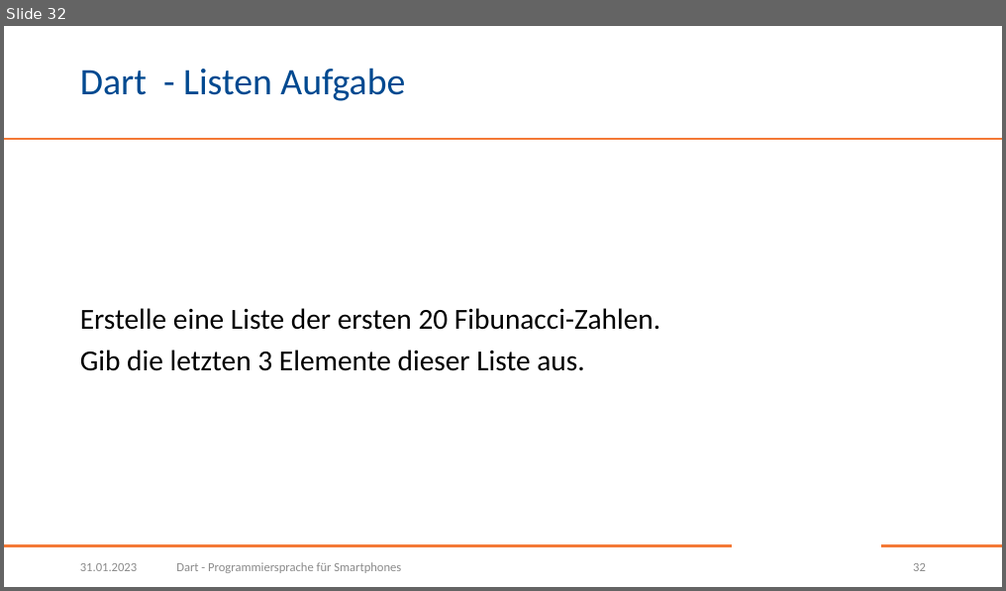
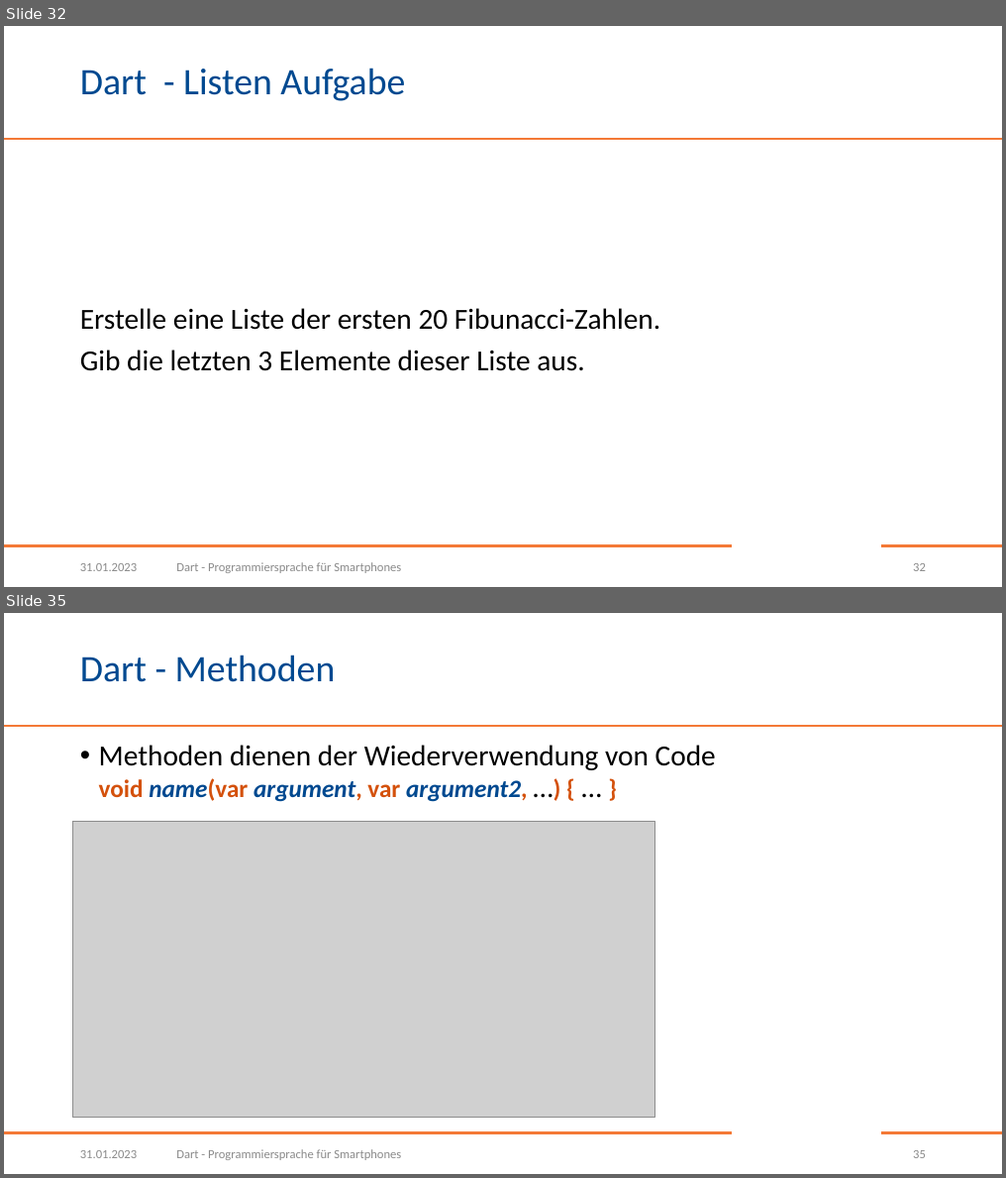
Before and after one commit to BogyMitutoyoCTL/DecisionMakingApp, a slide deck: presentations/Dart.pptx. Shown one above the other, each under a label of ours: slide 32 before the commit, slides 32 and 35 after it; the slides between them are not shown. The pictures are 1006x591 and 1006x1178 pixels, drawn with LibreOffice and Linux fonts; fonts in the diff are those of the drawing; grey boxes stand for pictures; background and template pictures are left out. Boxes give left, top, right and bottom in pixels: in the first picture for what was removed or moved away, otherwise in the second. Text is boxed around its words. In the diff, an @@ line names an element or a change of style, - is before the commit and + after.

```diff
--- a/presentations/Dart.pptx
+++ b/presentations/Dart.pptx
@@ slide 35 added at (4,613,1002,1174), background #FFFFFF; not listed: 3 template elements that a slide beside it also shows @@
@@ title added at (80,655,336,682), 36 pt, text #004990 @@
+Dart - Methoden
@@ text added at (99,745,716,802), 28 pt, text #000000 @@
+• Methoden dienen der Wiederverwendung von Code
+  void name(var argument, var argument2, …) { … }
@@ picture added at (73,821,655,1118) @@
@@ text added at (80,1151,137,1158), 12 pt, text #8C8C8C @@
+31.01.2023
@@ text added at (176,1150,401,1160), 12 pt, text #8C8C8C @@
+Dart - Programmiersprache für Smartphones
@@ page number added at (913,1151,926,1158), 12 pt, text #8C8C8C @@
+35
```
Also in this commit, not shown: 7 other slides added.
